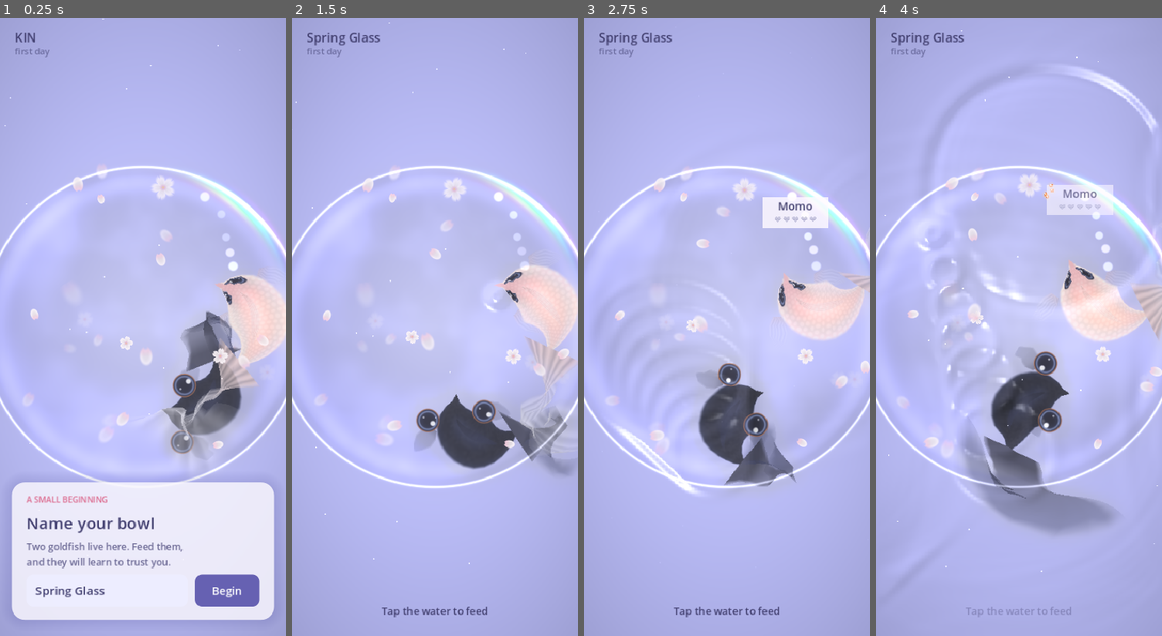
Above: before the commit, frames 1-4 (left to right).
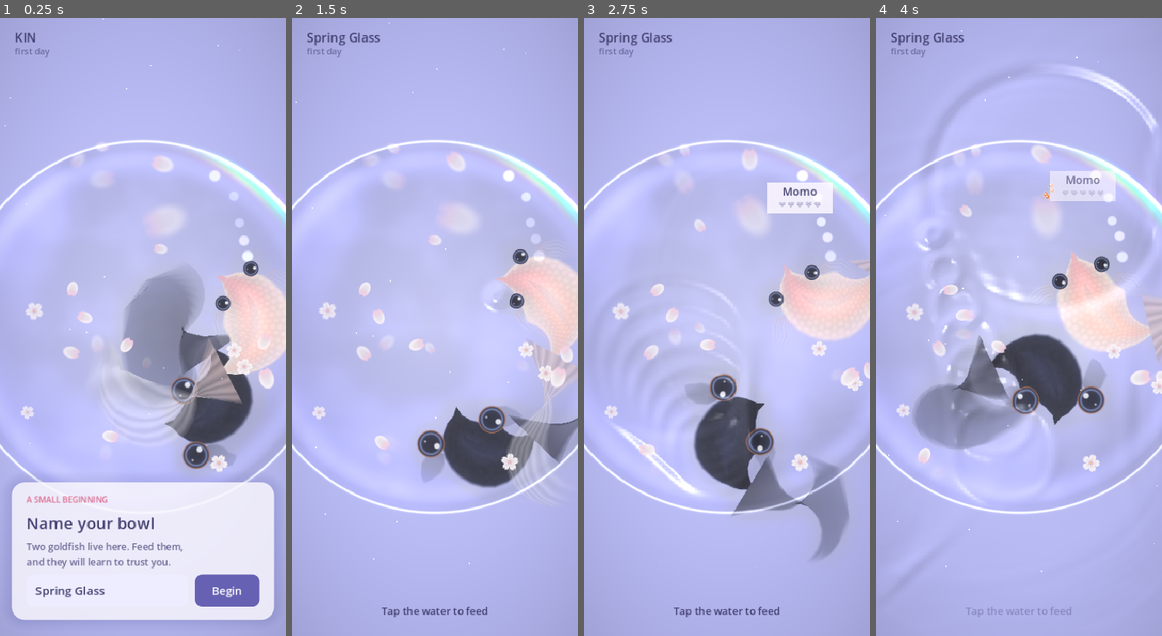
Above: after the commit, the same moments.

Repository: aeiouvcode/kin-living-pond
Game: Godot game, scene res://main.tscn
Two runs of this game, one before a commit and one after it. Both use one fixed random seed, a clock stepped at 60 frames per second and the inputs below.
Inputs (mouse positions are in pixels of both pictures, inside the frame that each line leads up to):
- Up to frame 1 (0.25 s): no input
- Up to frame 2 (1.5 s): click "Begin" at 0.5 s; move the mouse to (497, 296) at 1.27 s; click (497, 296) at 1.42 s
- Up to frame 3 (2.75 s): drag from (669, 357) to (712, 450) at 2.02 s
- Up to frame 4 (4 s): move the mouse to (1047, 191) at 2.77 s; click (1047, 191) at 2.92 s; drag from (1004, 450) to (933, 234) at 3.52 s

The runs differ from the first frame. In frame 1, 15% of the frame differs, in the area x 0-100%, y 19-76%; in frame 2, 11%; in frame 3, 13%; in frame 4, 20%, in the area x 0-100%, y 19-84%.

Commit message:
Cycle 3 candidate: veil root/bend fixes, glossy eyes, macro bowl on phone, near petals; checkpoint

Diff:
--- a/godot/bowl.gd
+++ b/godot/bowl.gd
@@ -108,7 +108,7 @@
 	center = vis * 0.5
 	radius = minf(vis.x, vis.y) * 0.5 * 1.0
 	if vis.y > vis.x * 1.3:
-		radius = vis.x * 0.5 * 1.12
+		radius = vis.x * 0.5 * 1.3
 	grid = Vector2i(maxi(16, int(vis.x / 4.4)), maxi(16, int(vis.y / 4.4)))
 
 func _fish_scale() -> float:
@@ -293,9 +293,10 @@
 
 func _new_petal(anywhere: bool) -> Dictionary:
 	var d = randf()
+	var near = randf() < 0.14
 	var p = random_point(1.15) if anywhere else center + Vector2.from_angle(randf() * TAU) * radius * 1.1
-	return {"pos": p, "depth": d * d, "rot": randf() * TAU, "spin": randf_range(-0.25, 0.25),
-		"size": randf_range(9.0, 15.0) * _fish_scale() * 0.62 * (1.35 if randf() < 0.3 else 1.0),
+	return {"pos": p, "depth": -0.4 if near else d * d, "rot": randf() * TAU, "spin": randf_range(-0.25, 0.25),
+		"size": randf_range(9.0, 15.0) * _fish_scale() * 0.62 * (1.35 if randf() < 0.3 else 1.0) * (2.4 if near else 1.0),
 		"flower": 1.0 if randf() < 0.3 else 0.0, "vel": Vector2(randf_range(-3, 3), randf_range(-3, 3))}
 
 func _seed_petals() -> void:
@@ -339,7 +340,7 @@
 			continue
 		var blur = clampf(absf(d - 0.12) * 1.3, 0.0, 1.0)
 		var sz: float = pt.size * (1.0 - 0.3 * d) * (1.0 + blur * 0.35)
-		var alpha = 0.95 - 0.45 * d
+		var alpha = (0.95 - 0.45 * d) if d >= 0.0 else 0.7
 		var r = Vector2.from_angle(pt.rot) * sz
 		var o = r.orthogonal()
 		var c: Vector2 = pt.pos
--- a/godot/goldfish.gd
+++ b/godot/goldfish.gd
@@ -219,7 +219,10 @@
 		var ta: float = TAIL_ANG[s]
 		pts[0] = base + side * ta * width * 0.5
 		var dir0 = back.rotated(ta * spread + beat)
-		for i in range(1, TM):
+		# Pin the first segment to the fan direction so the veil root stays open.
+		pts[1] = pts[0] + dir0 * tseg
+		prv[1] = pts[1]
+		for i in range(2, TM):
 			var f = float(i) / float(TM - 1)
 			var cur = pts[i]
 			var vel = (cur - prv[i]) * 0.86
@@ -232,7 +235,13 @@
 			var d = pts[i] - pts[i - 1]
 			var l = d.length()
 			if l > 0.0001:
-				pts[i] = pts[i - 1] + d / l * tseg
+				var nd = d / l
+				if i >= 2:
+					# Cap bending per joint so the veil curls instead of folding.
+					var pd = (pts[i - 1] - pts[i - 2]).normalized()
+					var ang = pd.angle_to(nd)
+					nd = pd.rotated(clampf(ang, -0.32, 0.32))
+				pts[i] = pts[i - 1] + nd * tseg
 		strands[s] = pts
 		strands_prev[s] = prv
 	# Keep the veil a single sheet: relax each strand toward the midpoint of its
@@ -366,10 +375,10 @@
 		var a4 = base + i * 2
 		ia.append_array([a4, a4 + 2, a4 + 1, a4 + 1, a4 + 2, a4 + 3])
 	# Demekin: telescope eyes bulge out past the head.
-	if kind == 1:
-		for sd in [-1.0, 1.0]:
-			var ec = sp[2] + tn[2].orthogonal() * sd * width * 0.46 * sc - tn[2] * width * 0.05
-			var er = width * 0.2 * sc
+	for sd in [-1.0, 1.0]:
+		if true:
+			var ec = sp[2] + tn[2].orthogonal() * sd * width * (0.46 if kind == 1 else 0.3) * sc - tn[2] * width * (0.05 if kind == 1 else -0.02)
+			var er = width * (0.2 if kind == 1 else 0.11) * sc
 			var eb = pts.size()
 			var t1 = tn[2]
 			var o1 = t1.orthogonal()
--- a/godot/shaders/fish2.gdshader
+++ b/godot/shaders/fish2.gdshader
@@ -51,12 +51,7 @@
 			vec2 sc = vec2(uv.x * 26.0, x * 5.0);
 			sc.y += step(1.0, mod(floor(sc.x), 2.0)) * 0.5;
 			col *= 0.97 + 0.05 * smoothstep(0.5, 0.2, length(fract(sc) - 0.5));
-			vec2 e1 = vec2((uv.x - 0.1) * 11.0, (x - 0.62) * 4.2);
-			vec2 e2 = vec2((uv.x - 0.1) * 11.0, (x + 0.62) * 4.2);
-			vec4 ea = eye(e1 / 1.0, 0.0);
-			vec4 eb = eye(e2 / 1.0, 0.0);
-			col = mix(col, ea.rgb, ea.a);
-			col = mix(col, eb.rgb, eb.a);
+			// Eyes are separate quads now.
 		} else {
 			col = vec3(0.035, 0.035, 0.05);
 			float velvet = vn(vec2(uv.x * 40.0, x * 8.0) + seed) * 0.03;
@@ -71,7 +66,7 @@
 		// Ragged, soft trailing edge so the veil never reads as a polygon.
 		float rag = 0.72 + 0.22 * vn(vec2(uv.y * 9.0, seed));
 		float tip = smoothstep(1.0, rag, uv.x) * (1.0 - uv.x * 0.35);
-		float root = 1.0 + 0.6 * smoothstep(0.3, 0.0, uv.x);
+		float root = 1.0 + 0.25 * smoothstep(0.3, 0.0, uv.x);
 		if (kind < 0.5) {
 			col = mix(vec3(1.0, 0.86, 0.82), vec3(0.99, 0.98, 1.0), smoothstep(0.0, 0.45, uv.x));
 			col *= streak;
Not shown, changed: godot/CHECKPOINT.md
